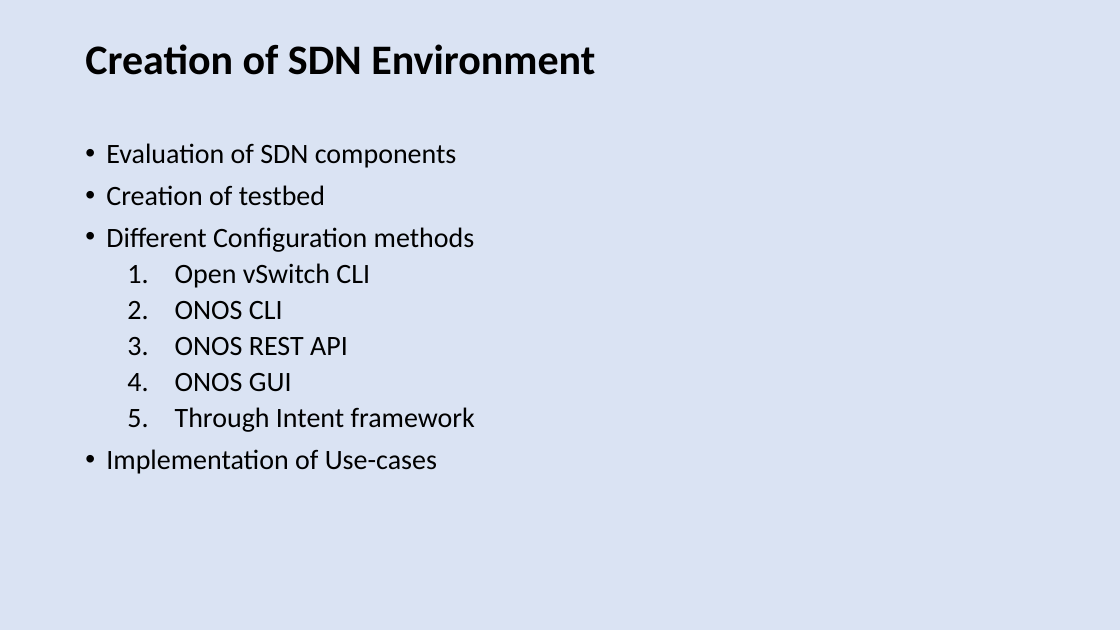
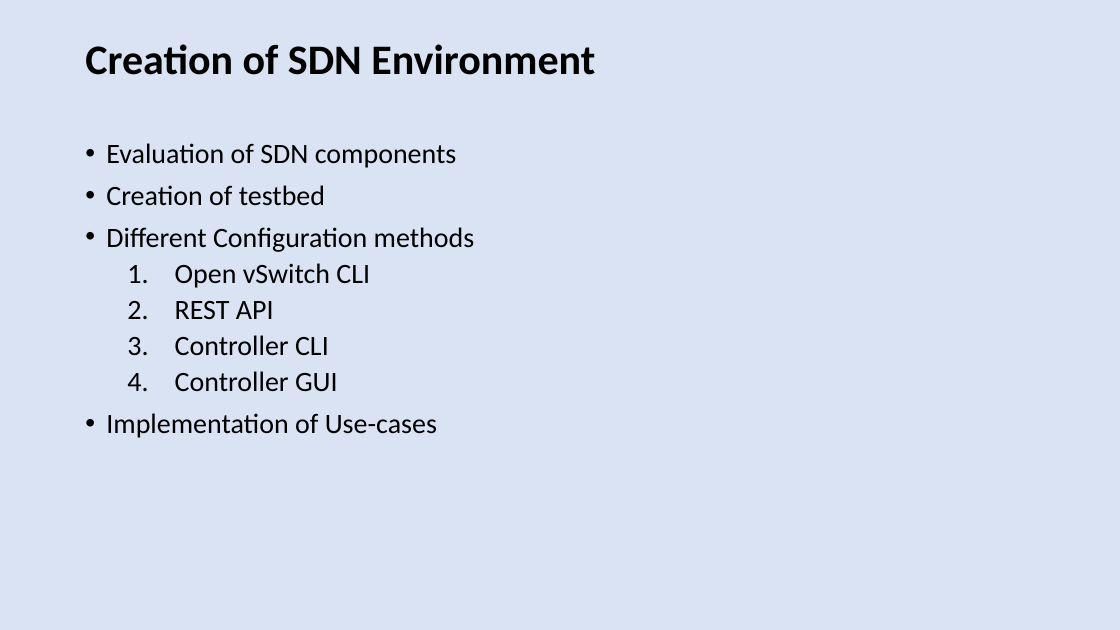
Before and after one commit to harshal-vaze/Software-Defined-Networking-with-ONOS, a slide deck: slide 5 of Thesis.pptx. Drawn at 1120x630 pixels with LibreOffice and Linux fonts; fonts in the diff are those of the drawing. Boxes give left, top, right and bottom in pixels: in the first picture for what was removed or moved away, otherwise in the second. Text is boxed around its words. In the diff, an @@ line names an element or a change of style, - is before the commit and + after.

Commit message:
updates

```diff
--- a/Thesis.pptx
+++ b/Thesis.pptx
@@ text at [175,301,338,392]: text changed @@
-  2. ONOS CLI
-  3. ONOS REST API
-  4. ONOS GUI
-  5. Through Intent framework
+  2. REST API
+  3. Controller CLI
+  4. Controller GUI
```
Also in this commit, not shown: 1 other slide changed.
